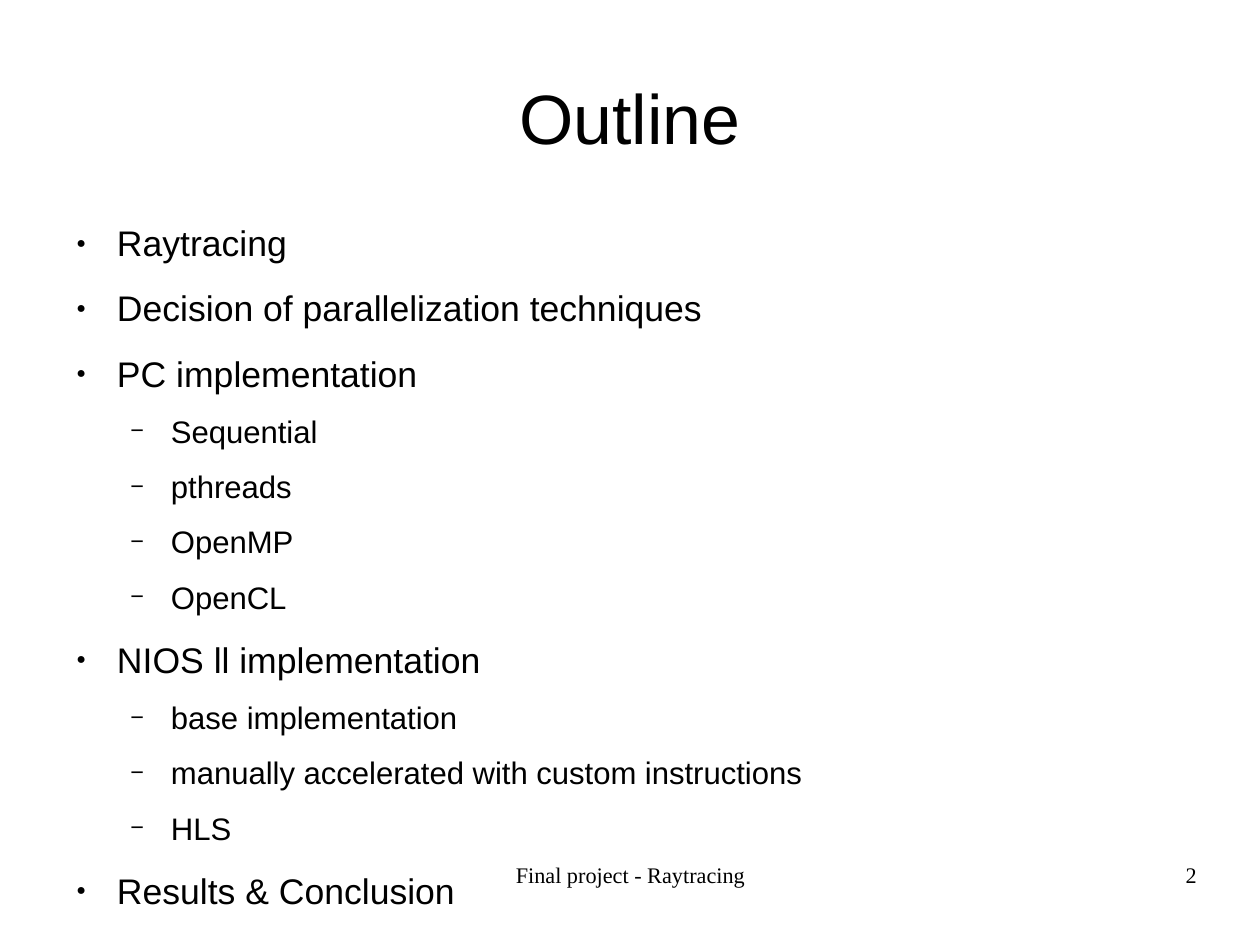
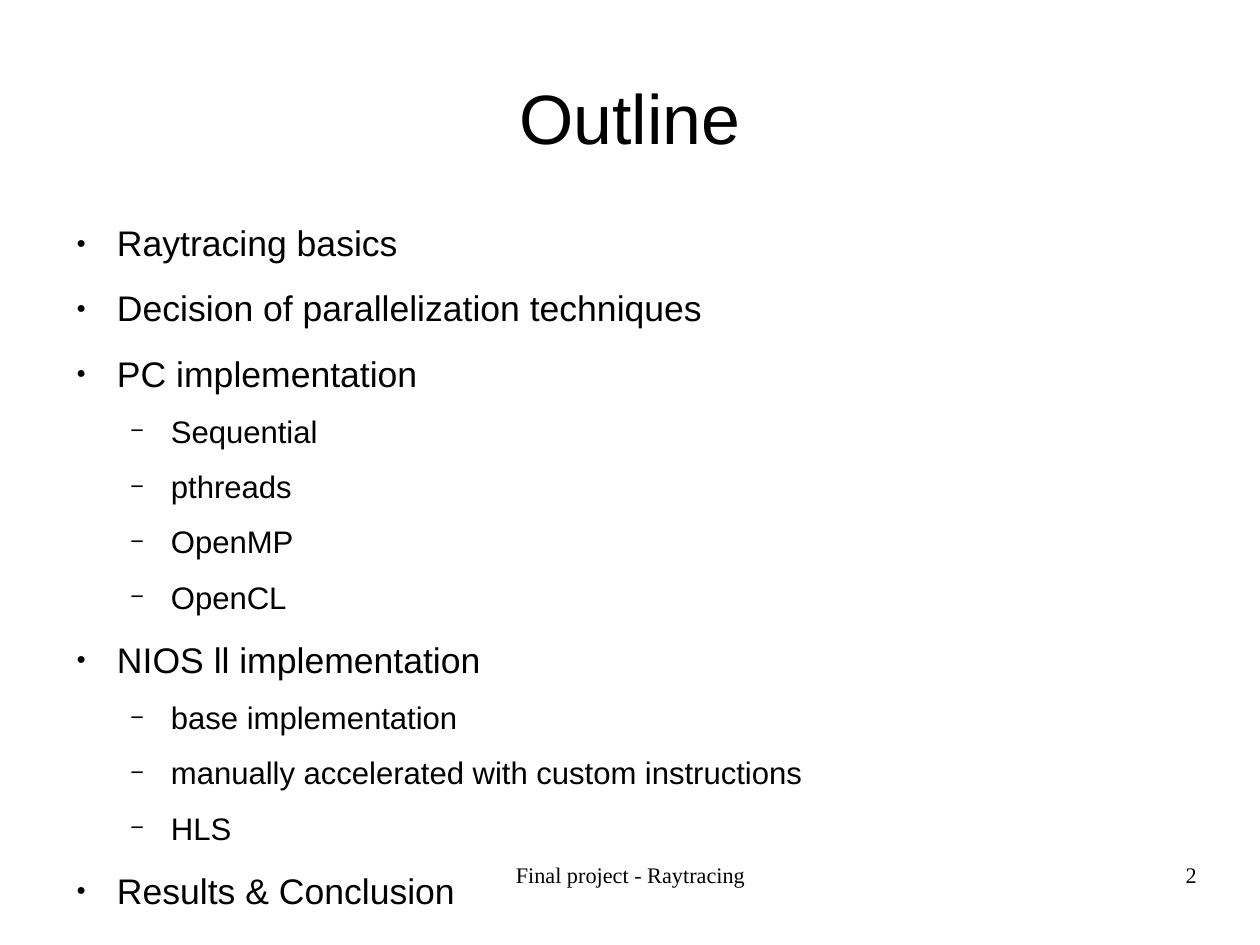
Before and after one commit to carstenbru/eece528_final, a slide deck: slide 2 of presentation/EECE528_project.odp. Drawn at 1260x945 pixels with LibreOffice and Linux fonts; fonts in the diff are those of the drawing. Boxes give left, top, right and bottom in pixels: in the first picture for what was removed or moved away, otherwise in the second. Text is boxed around its words. In the diff, an @@ line names an element or a change of style, - is before the commit and + after.

```diff
--- a/presentation/EECE528_project.odp
+++ b/presentation/EECE528_project.odp
@@ text at box(117, 230, 398, 264): text changed @@
-● Raytracing
+● Raytracing basics
```
Also in this commit, not shown: 11 other slides changed, 5 other files.
